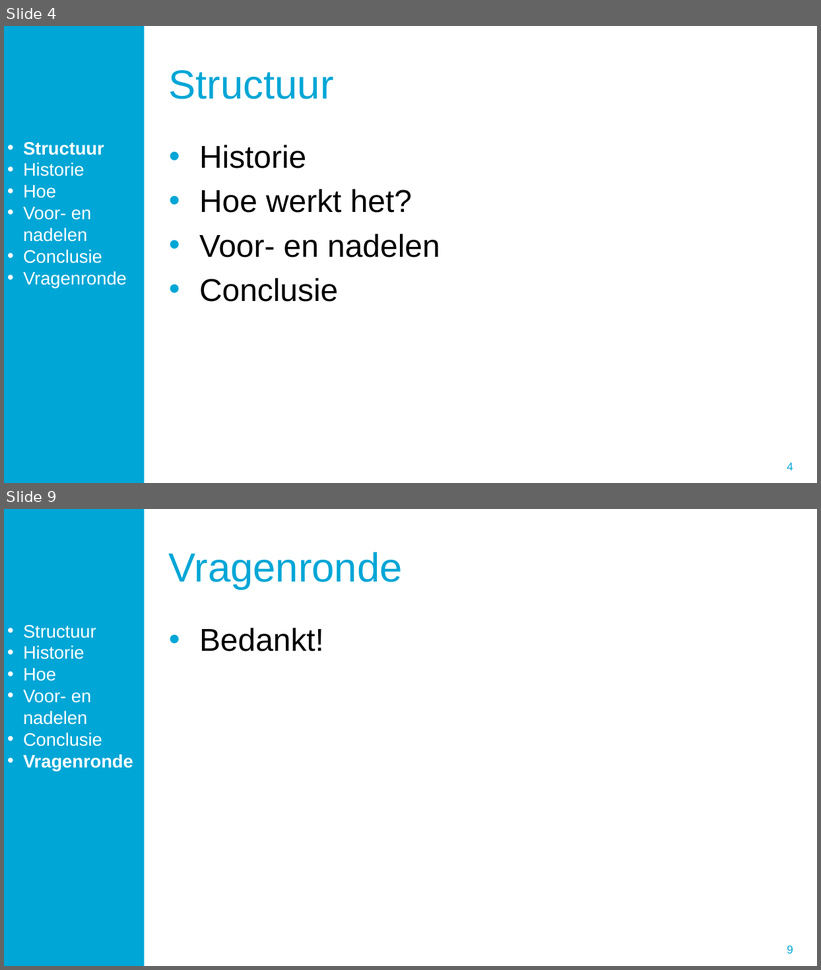
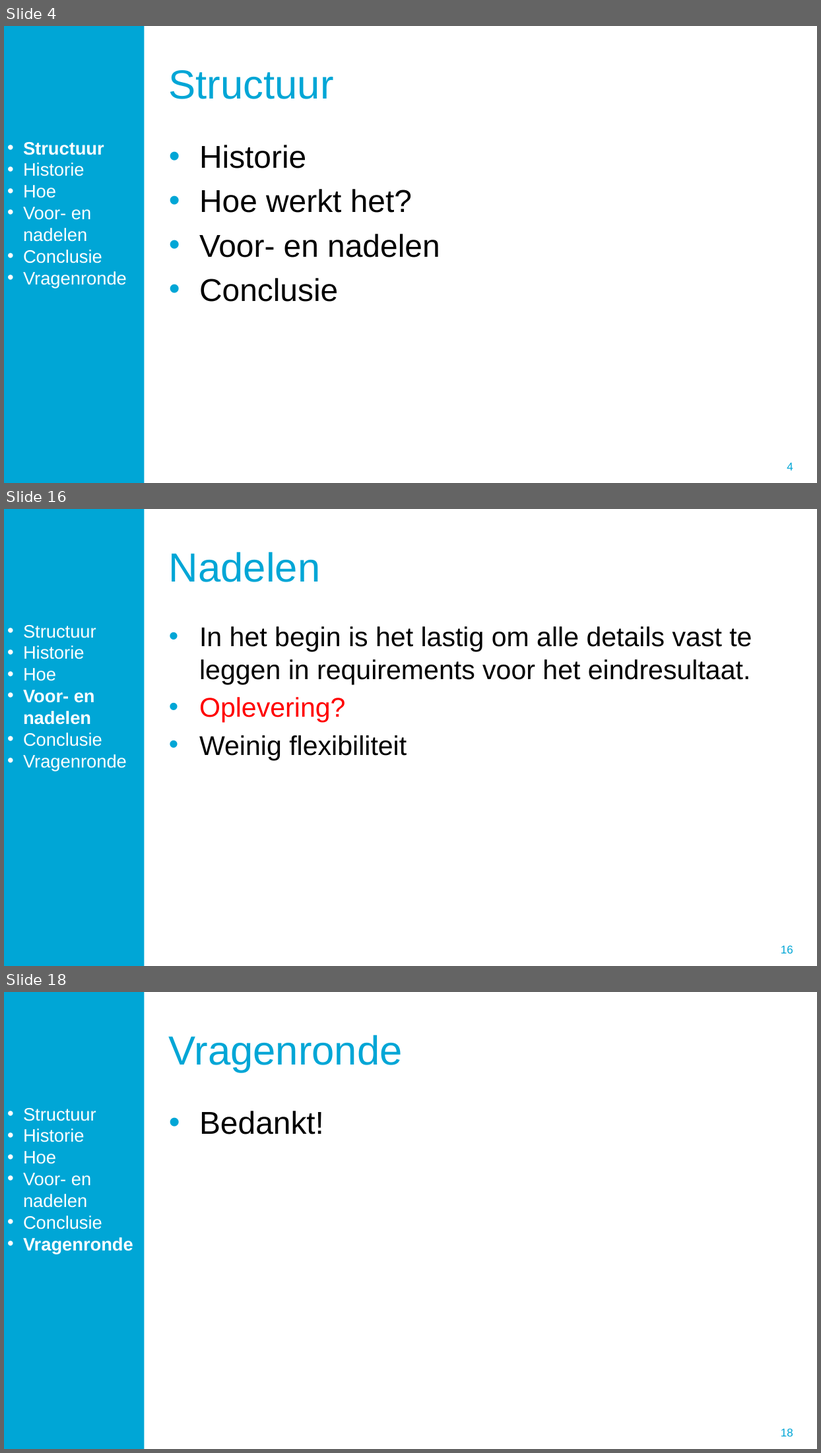
Before and after one commit to Kooltje123/TB241IA_Groep14, a slide deck: Presentatie/Presentatie.pptx. Shown one above the other, each under a label of ours: slides 4 and 9 before the commit, slides 4, 16 and 18 after it; the slides between them are not shown. The pictures are 821x970 and 821x1453 pixels, drawn with LibreOffice and Linux fonts; fonts in the diff are those of the drawing; background and template pictures are left out. Boxes give left, top, right and bottom in pixels: in the first picture for what was removed or moved away, otherwise in the second. Text is boxed around its words. In the diff, an @@ line names an element or a change of style, - is before the commit and + after.

```diff
--- a/Presentatie/Presentatie.pptx
+++ b/Presentatie/Presentatie.pptx
@@ slide 16 added at (x1=4, y1=509, x2=817, y2=966), background #FFFFFF; not listed: 2 template elements that a slide beside it also shows @@
@@ title added at (x1=169, y1=552, x2=320, y2=582), 36 pt, text #00A6D6 @@
+Nadelen
@@ text added at (x1=23, y1=625, x2=127, y2=771), 16 pt, text #FFFFFF @@
+• Structuur
+• Historie
+• Hoe
+• Voor- en nadelen
+• Conclusie
+• Vragenronde
@@ text added at (x1=199, y1=626, x2=752, y2=760), 24 pt, text #000000 @@
+• In het begin is het lastig om alle details vast te leggen in requirements voor het eindresultaat.
+• Oplevering?
+• Weinig flexibiliteit
@@ what was slide 9 is now slide 18 @@
@@ page number at (x1=781, y1=1429, x2=793, y2=1437): text changed @@
-9
+18
```
Also in this commit, not shown: 12 other slides added, 4 slides removed, 1 other file.
